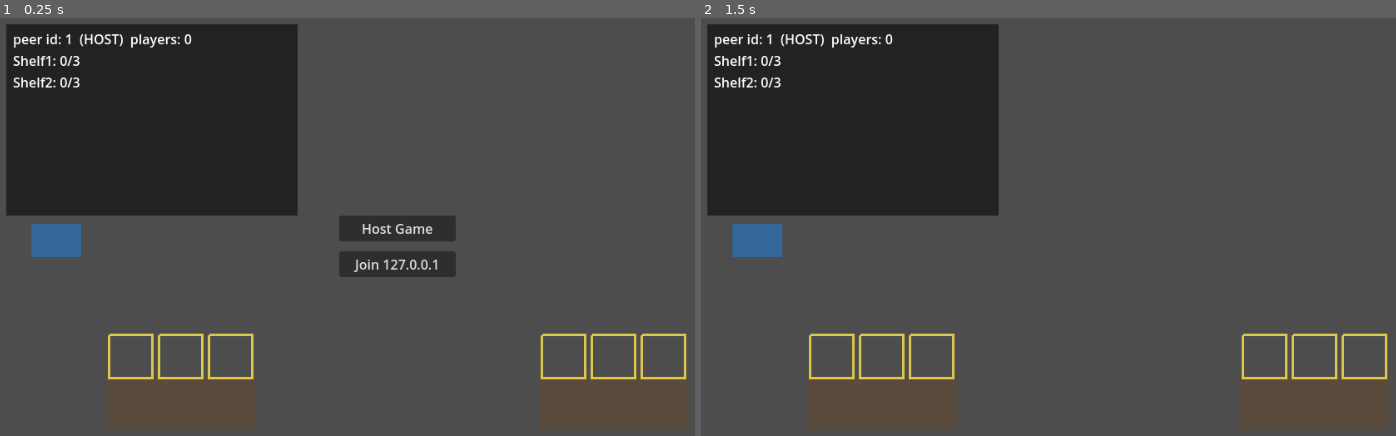
Above: before the commit, frames 1-2 (left to right).
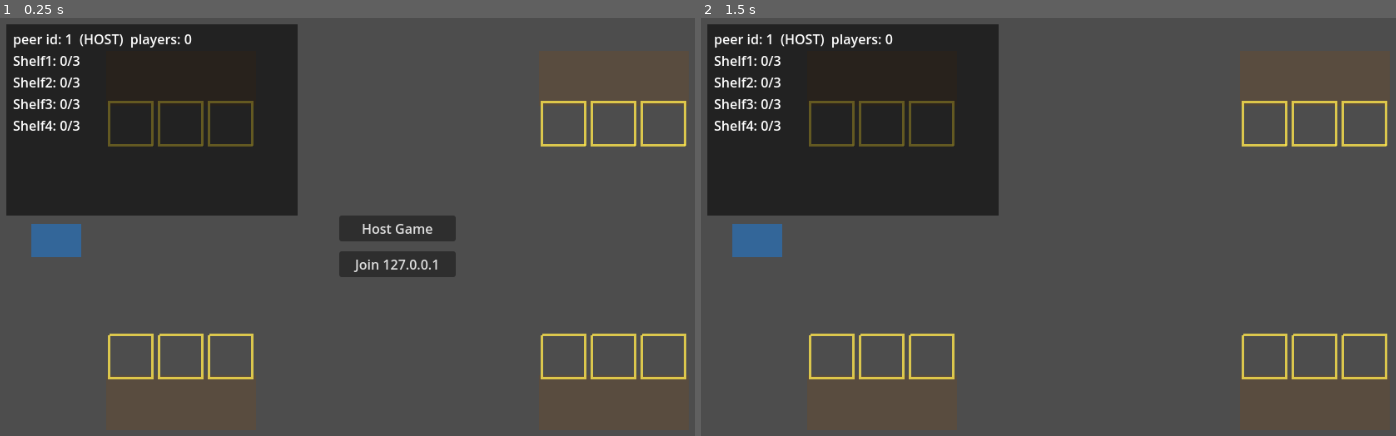
Above: after the commit, the same moments.

Repository: nlfelch1997/Shift-Work
Game: Godot game, scene res://Main.tscn
Two runs of this game, one before a commit and one after it. Both use one fixed random seed, a clock stepped at 60 frames per second and the inputs below.
Inputs:
- Up to frame 1 (0.25 s): no input
- Up to frame 2 (1.5 s): tap Enter (client_interact) at 0.5 s; hold Right (client_move_right) 0.53-1.25 s; tap Space (client_defend, bound only after the commit) at 0.6 s; click "Host Game" at 1.25 s

The runs differ from the first frame. In frame 1, 1.3% of the frame differs, in the area x 1-99%, y 19-31%; in frame 2, 1.3%.

Commit message:
Week 6: fuller store greybox, disruptive customers back, spacebar defend
Built together, not sequentially: disruptive customers only get
re-enabled (CUSTOMER_DISRUPTIVE_RATIO 0.0 -> 0.35) because the spacebar
shove is landing in the same commit, so there's finally a counter-play
the moment they go live instead of a reintroduced-chaos regression.

- Main.tscn: mirrors Shelf1/Shelf2 along the top wall (Shelf3/Shelf4,
  180deg rotated) instead of new wall/divider geometry I have no way to
  visually verify here — turns the old "2 shelves floating in a box"
  into an actual shelved aisle. Checked the rotated slot/collision math
  against Shelf.gd directly rather than guessing; documented in Main.gd
  instead of the .tscn, since this project already lost a shelf to a
  comment silently corrupting a .tscn property once before.
- Main.gd: PRODUCT_BASELINE 6 -> 12 to match the doubled shelf-slot
  count (the old baseline happened to equal the old total slot count,
  so left alone it would mean half the new store sits empty all shift)
  — flagged as a judgment call to re-validate, not assumed correct.
- Customer.gd: request_shove() knockback/stun, symmetric across both
  roles on purpose — this component stays as ignorant of who's shoving
  or being shoved as it already is of shelves.
- Player.gd: _try_defend(), same call-shape (local call if already
  authority, else rpc_id) as the existing request_push pattern.
- project.godot: host_defend/client_defend, both bound to physical
  Space — the one input pair in this project that deliberately reuses
  a key across roles instead of picking a different one per cluster,
  since host/client are always separate OS-focused processes anyway.

No Godot binary in this environment, so this is unverified by an actual
run — worth a playtest pass before calling Week 6 confirmed, the same
way Week 5B was.

Co-Authored-By: Claude Sonnet 5 <noreply@anthropic.com>
Claude-Session: https://claude.ai/code/session_01SczLSvZZw6FhnJcgH115b3

Diff:
--- a/physics-sync-test/Customer.gd
+++ b/physics-sync-test/Customer.gd
@@ -27,6 +27,12 @@
 ##
 ## carry_id: see the long comment on Carryable.gd's _find_carrier() for why
 ## this exists instead of reusing multiplayer authority.
+##
+## Week 6: the spacebar defend/shove action (Player.gd's _try_defend(), this
+## file's request_shove()) is now live, which is what makes turning
+## CUSTOMER_DISRUPTIVE_RATIO back on in Main.gd a fair fight instead of pure
+## chaos with no counter-play — a shoved customer (either role) goes into a
+## brief knockback/stun and its normal AI picks back up once that ends.
 
 const SPEED := 160.0
 const PUSH_FORCE := 9000.0 # matches Player.gd's — identical push mechanic, duplicated rather than shared, consistent with this project's existing per-script style
@@ -36,6 +42,18 @@
 const RETARGET_INTERVAL := 1.5 # disruptive: how often to pick a new thing to bump toward — short, so it reads as erratic, not a smooth pursuit
 const MAX_LIFETIME_SHOPPER := 30.0 # safety valve: if nothing's ever stocked, don't camp forever — leave and let the population cap spawn a replacement
 const MAX_LIFETIME_DISRUPTIVE := 45.0
+## Week 6 — the defend/shove counter-play (see Player.gd's _try_defend()).
+## Knocks ANY nearby customer away, not just disruptive ones: this component
+## stays as ignorant of "which role is being shoved" as it already is of
+## which role is doing the shoving, matching this project's existing
+## "components don't special-case each other" style (Carryable doesn't know
+## about shelves; Shelf doesn't add its own pickup RPC). A shopper caught in
+## the blast just gets knocked off its current approach and re-evaluates
+## once the stun ends — no extra bookkeeping needed since _shopper_input()
+## already re-resolves _committed_item/_committed_cashier from scratch.
+const DEFEND_KNOCKBACK_SPEED := 380.0 # placeholder — wants playtesting, same as this file's other tuning constants
+const DEFEND_KNOCKBACK_DECEL := 700.0 # px/s^2 — brings knockback to rest a bit before the stun ends, so it doesn't carry all the way to STUN_DURATION at full speed
+const DEFEND_STUN_DURATION := 0.6 # seconds normal AI (shopper seeking/disruptive retargeting) is suppressed after being shoved
 const CarryableScript := preload("res://Carryable.gd")
 const CashierScript := preload("res://Cashier.gd")
 ## Stop walking toward the cashier once safely inside its own purchase-
@@ -58,6 +76,8 @@
 var _last_move_dir := Vector2.RIGHT
 var _interact_cooldown := 0.0
 var _lifetime := 0.0
+var _stun_timer := 0.0
+var _knockback_velocity := Vector2.ZERO
 
 # --- shopper state ---
 var _committed_item: Node2D = null
@@ -95,6 +115,15 @@
 		return
 	if not is_multiplayer_authority():
 		return # smoothing happens in _process, see below
+
+	if _stun_timer > 0.0:
+		_stun_timer -= delta
+		velocity = _knockback_velocity
+		_knockback_velocity = _knockback_velocity.move_toward(Vector2.ZERO, DEFEND_KNOCKBACK_DECEL * delta)
+		move_and_slide()
+		_push_rigid_bodies(delta)
+		target_position = position
+		return # normal shopper/disruptive AI suppressed for the whole stun
 
 	_lifetime += delta
 	var max_lifetime := MAX_LIFETIME_SHOPPER if role == "shopper" else MAX_LIFETIME_DISRUPTIVE
@@ -156,6 +185,22 @@
 			collider.apply_central_impulse(impulse)
 		else:
 			carryable.rpc_id(carryable.get_multiplayer_authority(), "request_push", impulse)
+
+## Week 6 defend/shove counter-play. Called by Player.gd's _try_defend()
+## either locally (if the calling process IS this customer's authority —
+## always host, peer 1) or via rpc_id otherwise — identical call-site shape
+## to Carryable.gd's request_push, and reliable for the same reason: a
+## dropped shove impulse never gets applied at all, unlike a dropped
+## position-sync packet which just gets superseded by the next one.
+@rpc("any_peer", "reliable")
+func request_shove(from_position: Vector2) -> void:
+	if not is_multiplayer_authority():
+		return
+	var dir := global_position - from_position
+	if dir.length() < 0.01:
+		dir = Vector2.RIGHT.rotated(randf_range(0.0, TAU)) # shover standing exactly on top of us — pick an arbitrary direction rather than dividing by ~zero
+	_knockback_velocity = dir.normalized() * DEFEND_KNOCKBACK_SPEED
+	_stun_timer = DEFEND_STUN_DURATION
 
 ## --- Shopper -------------------------------------------------------------
 
--- a/physics-sync-test/Main.gd
+++ b/physics-sync-test/Main.gd
@@ -15,6 +15,30 @@
 ## found" errors. MultiplayerSpawner is Godot's built-in fix for exactly
 ## this: it guarantees a node is spawned locally before any sync data for it
 ## is processed, on every peer, including peers that join late.
+##
+## NOTE on Main.tscn's Shelf3/Shelf4 (Week 6 greybox layout): explained
+## here, not in the .tscn, on purpose — this project already hit a real bug
+## (see "Fix shelf invisibility: .tscn inline comment silently dropped the
+## polygon") where a comment placed in a .tscn file silently corrupted the
+## property after it instead of erroring, so nothing gets commented there
+## anymore, full stop. Shelf3/Shelf4 mirror Shelf1/Shelf2 along the top wall
+## instead of inventing new wall/divider geometry: a 180° rotation flips
+## Shelf.gd's slots (local y=-70, i.e. "in front of" an unrotated shelf
+## toward -y) to the opposite side, so these two face DOWN into the room
+## the same way Shelf1/2 face UP into it. Checked against Shelf.gd's own
+## collision math, not guessed: body spans y 42-108 there, slots land at
+## y=130, both clear of the top wall (inner edge y=20) and of this file's
+## PRODUCT_SPAWN_DELAY-triggered spawn band (y 120-360 in _spawn_product/
+## _spawn_customer below). Result: a shelved wall on both sides of the room
+## forms one legible central aisle, without interior divider walls whose
+## collision shapes there's no way to verify visually in this environment
+## (no Godot binary here to actually run and look at it). KNOWN COSMETIC
+## QUIRK, not a bug: each slot's Indicator outline and "C" Prompt label
+## (Shelf.tscn) rotate along with the 180° parent, so they render
+## upside-down on these two shelves — functionally identical either way
+## (Shelf.gd's placement math is orientation-agnostic), just backwards art,
+## left for real slot art later rather than a dozen per-node rotation
+## overrides to un-rotate text in a greybox.
 
 const PlayerScene := preload("res://Player.tscn")
 const ProductScene := preload("res://Product.tscn")
@@ -31,6 +55,14 @@
 ##   cashier and there's no fixed target to stop refilling at. Still scales
 ##   UP with headcount, same reasoning as Week 4: solo gets a full pool,
 ##   not a thin trickle, and more players means proportionally more.
+##   BASELINE bumped 6->12 for Week 6's larger store (4 shelves x 3 slots
+##   instead of 2x3): the old value happened to exactly match the old total
+##   slot count, so leaving it at 6 against 12 slots would mean half the
+##   store stays visibly empty all shift even at a perfect stocking rate.
+##   Doubling it to match is a judgment call to preserve that same ratio,
+##   not a confirmed design decision — the Week 5B solo playtest (15 sold in
+##   120s) was tuned against the smaller store, so this wants re-validating
+##   against the fuller one, not assumed to still be right.
 ## - CUSTOMER_BASELINE / CUSTOMER_PER_EXTRA_PLAYER: same pool-cap shape,
 ##   for the combined shopper+disruptive population.
 ## - CUSTOMER_DISRUPTIVE_RATIO: what fraction of that population is
@@ -48,17 +80,16 @@
 ##   feel more pressured, so this single constant will want to become
 ##   per-day once a day/level system exists, not a permanent
 ##   one-size-fits-all value.
-const PRODUCT_BASELINE := 6
+const PRODUCT_BASELINE := 12
 const PRODUCT_PER_EXTRA_PLAYER := 3
 const CUSTOMER_BASELINE := 3
 const CUSTOMER_PER_EXTRA_PLAYER := 2
-## TEMPORARILY 0.0, not the intended 0.35 — disruptive customers have no
-## counter-play yet (the defend action doesn't exist until Week 6 pairs
-## them together), so testing the shopper/continuous-demand economy with
-## disruptive customers active isn't a fair read of either system. Restore
-## to 0.35 (or whatever the last-agreed value was) once Week 6 builds the
-## defend action alongside them.
-const CUSTOMER_DISRUPTIVE_RATIO := 0.0
+## Week 6: restored to 0.35 now that the spacebar defend/shove action
+## (Player.gd's _try_defend(), Customer.gd's request_shove()) gives players
+## an actual counter-play — disruptive customers are no longer pure
+## unanswerable chaos. Still a placeholder value, like the rest of this
+## block: it's an educated guess for Day 1, not a playtested number.
+const CUSTOMER_DISRUPTIVE_RATIO := 0.35
 const SHIFT_DURATION_DEFAULT := 120.0
 ## How long after hosting starts before the shift begins — gives CLI-
 ## launched bot/client processes a moment to connect first, so the product/
--- a/physics-sync-test/Main.tscn
+++ b/physics-sync-test/Main.tscn
@@ -54,6 +54,14 @@
 [node name="Shelf2" parent="Shelves" instance=ExtResource("2")]
 position = Vector2(740, 480)
 
+[node name="Shelf3" parent="Shelves" instance=ExtResource("2")]
+position = Vector2(220, 60)
+rotation = 3.14159265
+
+[node name="Shelf4" parent="Shelves" instance=ExtResource("2")]
+position = Vector2(740, 60)
+rotation = 3.14159265
+
 [node name="Cashier1" parent="." instance=ExtResource("3")]
 position = Vector2(70, 270)
 
--- a/physics-sync-test/Player.gd
+++ b/physics-sync-test/Player.gd
@@ -26,6 +26,15 @@
 const PUSH_FORCE := 9000.0 # tuned by testing; impulse-per-second while overlapping
 const SMOOTHING_RATE := 15.0 # matches Carryable.gd — see its comment for why this exists
 const INTERACT_COOLDOWN := 3.0
+## Week 6 — the defend/shove counter-play, built alongside re-enabling
+## disruptive customers (see Main.gd's CUSTOMER_DISRUPTIVE_RATIO) so there's
+## actually a response available once they go live. Radius and cooldown are
+## placeholders, same as this project's other unplaytested tuning constants
+## — a shorter cooldown than INTERACT_COOLDOWN on purpose, since this is
+## meant to be a reactive move you can use again quickly, not a deliberate
+## one like pickup.
+const DEFEND_RANGE := 70.0
+const DEFEND_COOLDOWN := 0.8
 const BOT_PICKUP_RANGE := 55.0 # bot-side heuristic; Carryable.gd's PICKUP_RANGE is the real check
 const BOT_CARRY_DURATION := 2.5
 ## Referenced via preload rather than the global "Carryable" class_name —
@@ -59,6 +68,7 @@
 var facing_angle := 0.0
 var _bot_interact_cooldown := 0.0
 var _bot_carry_timer := 0.0
+var _defend_cooldown := 0.0
 ## Local-only (never replicated — this is per-viewer UI, not shared game
 ## state, same reasoning as the "C" prompt it drives): which slot, if any,
 ## carrying-and-aiming would currently place into. Recomputed every tick
@@ -109,6 +119,7 @@
 	var interact_pressed := false
 	var throw_pressed := false
 	var place_pressed := false
+	var defend_pressed := false
 	if bot_mode:
 		dir = _bot_input(delta)
 		_bot_maybe_interact(delta)
@@ -121,11 +132,13 @@
 		interact_pressed = Input.is_action_just_pressed("host_interact")
 		throw_pressed = Input.is_action_just_pressed("host_throw")
 		place_pressed = Input.is_action_just_pressed("host_place")
+		defend_pressed = Input.is_action_just_pressed("host_defend")
 	else:
 		dir = Input.get_vector("client_move_left", "client_move_right", "client_move_up", "client_move_down")
 		interact_pressed = Input.is_action_just_pressed("client_interact")
 		throw_pressed = Input.is_action_just_pressed("client_throw")
 		place_pressed = Input.is_action_just_pressed("client_place")
+		defend_pressed = Input.is_action_just_pressed("client_defend")
 	if dir.length() > 0.1:
 		_last_move_dir = dir.normalized()
 		facing_angle = _last_move_dir.angle()
@@ -138,6 +151,10 @@
 		_try_interact()
 	if place_pressed:
 		_try_place()
+	_defend_cooldown -= delta
+	if defend_pressed and _defend_cooldown <= 0.0:
+		_try_defend()
+		_defend_cooldown = DEFEND_COOLDOWN
 	velocity = dir * SPEED
 	move_and_slide()
 	_push_rigid_bodies(delta)
@@ -498,6 +515,26 @@
 		if c.carrier_id == my_id:
 			c.try_drop(my_id)
 
+## Week 6 defend/shove — radial, hits every customer in DEFEND_RANGE
+## regardless of role (see the matching note on Customer.gd's request_shove
+## for why this deliberately doesn't special-case shopper vs. disruptive).
+## Bound to Space for both host and client; bots don't use it (out of scope
+## — this is the human counter-play to disruptive customers, not something
+## the contest/stocker/interferer test bots need to exercise).
+func _try_defend() -> void:
+	for customer in get_tree().get_nodes_in_group("customer"):
+		if global_position.distance_to(customer.global_position) > DEFEND_RANGE:
+			continue
+		# Same "call locally if I'm already the authority, else RPC the
+		# authority" split as _push_rigid_bodies uses for request_push —
+		# customer authority is always host (peer 1), so this is exactly
+		# "am I the host" in practice, but written generically like the
+		# original so it doesn't hardcode that assumption.
+		if customer.is_multiplayer_authority():
+			customer.request_shove(global_position)
+		else:
+			customer.rpc_id(customer.get_multiplayer_authority(), "request_shove", global_position)
+
 func _find_carried_object(my_id: int) -> Node2D:
 	for obj in get_tree().get_nodes_in_group("carryable"):
 		var c: Node = obj.get_node("Carryable")
--- a/physics-sync-test/project.godot
+++ b/physics-sync-test/project.godot
@@ -112,6 +112,24 @@
 ]
 }
 
+; Week 6 — Space bar for BOTH host_defend and client_defend: unlike every
+; other action pair above, this one deliberately reuses the same physical
+; key for both roles instead of picking a different key per cluster. Host
+; and client are always separate OS processes/windows (see Main.gd's
+; --server/--client split), so only whichever window has OS focus ever
+; receives the keypress — there's no risk of one key press double-firing
+; both roles at once, and "spacebar" is the actual, explicit ask.
+host_defend={
+"deadzone": 0.2,
+"events": [Object(InputEventKey,"resource_local_to_scene":false,"resource_name":"","device":-1,"window_id":0,"alt_pressed":false,"shift_pressed":false,"ctrl_pressed":false,"meta_pressed":false,"pressed":false,"keycode":0,"physical_keycode":32,"key_label":0,"unicode":0,"location":0,"echo":false,"script":null)
+]
+}
+client_defend={
+"deadzone": 0.2,
+"events": [Object(InputEventKey,"resource_local_to_scene":false,"resource_name":"","device":-1,"window_id":0,"alt_pressed":false,"shift_pressed":false,"ctrl_pressed":false,"meta_pressed":false,"pressed":false,"keycode":0,"physical_keycode":32,"key_label":0,"unicode":0,"location":0,"echo":false,"script":null)
+]
+}
+
 [physics]
 
 common/physics_ticks_per_second=60
